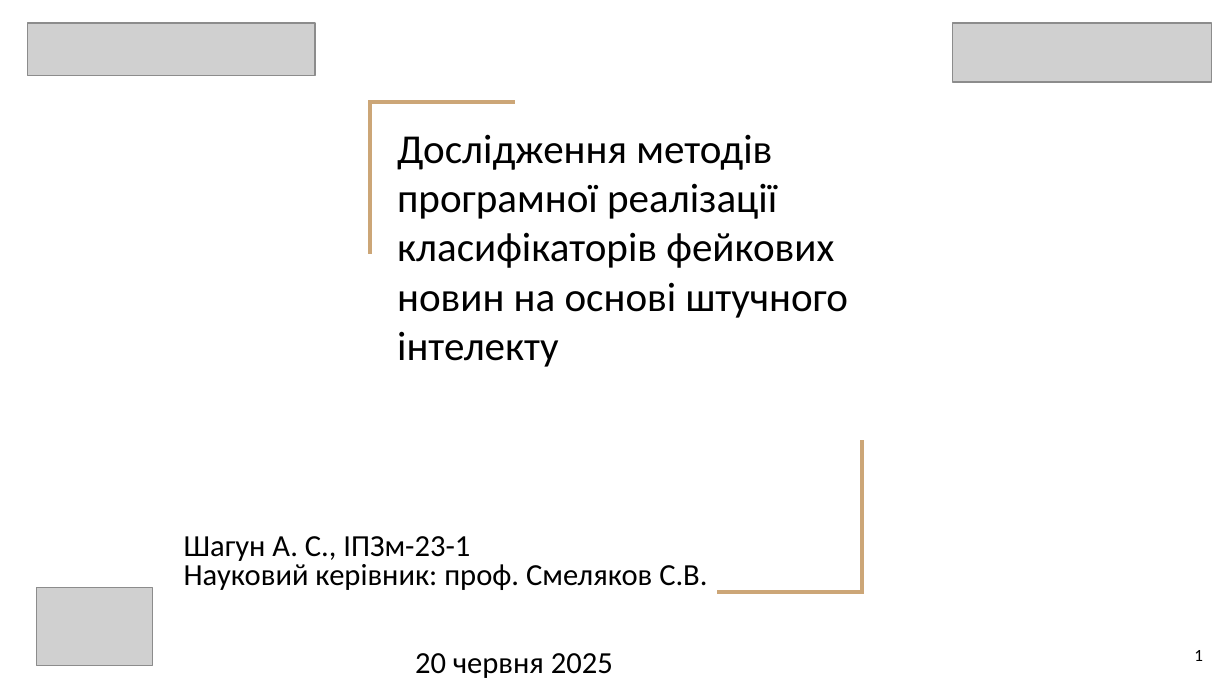
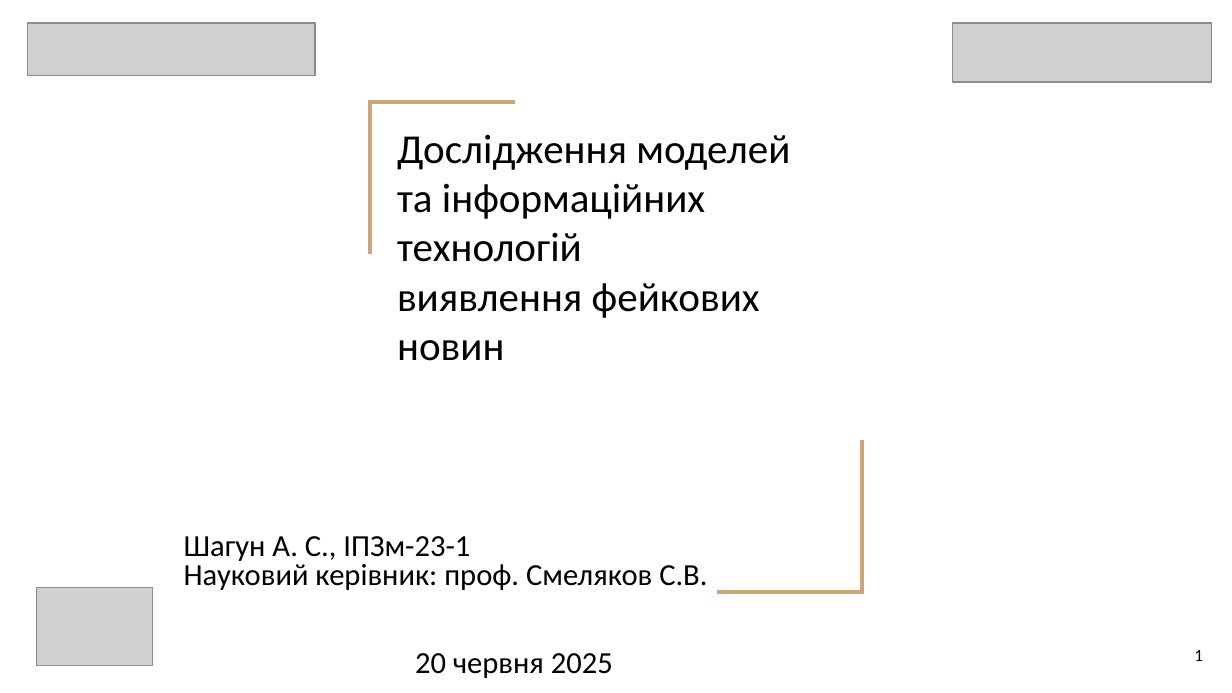
Before and after one commit to Wind6365/fake_news_detector_archive, a slide deck: slide 1 of 2025_М_ПІ_ІПЗм-23-1_Шагун_А_С.pptx. Drawn at 1232x693 pixels with LibreOffice and Linux fonts; fonts in the diff are those of the drawing; grey boxes stand for pictures. Boxes give left, top, right and bottom in pixels: in the first picture for what was removed or moved away, otherwise in the second. Text is boxed around its words. In the diff, an @@ line names an element or a change of style, - is before the commit and + after.

```diff
--- a/2025_М_ПІ_ІПЗм-23-1_Шагун_А_С.pptx
+++ b/2025_М_ПІ_ІПЗм-23-1_Шагун_А_С.pptx
@@ title at (397,134,790,361): text changed @@
-Дослідження методів програмної реалізації класифікаторів фейкових новин на основі штучного інтелекту
+Дослідження моделей та інформаційних технологій
+виявлення фейкових новин
```
Also in this commit, not shown: 3 other slides changed, 10 slides added, 15 slides removed.
